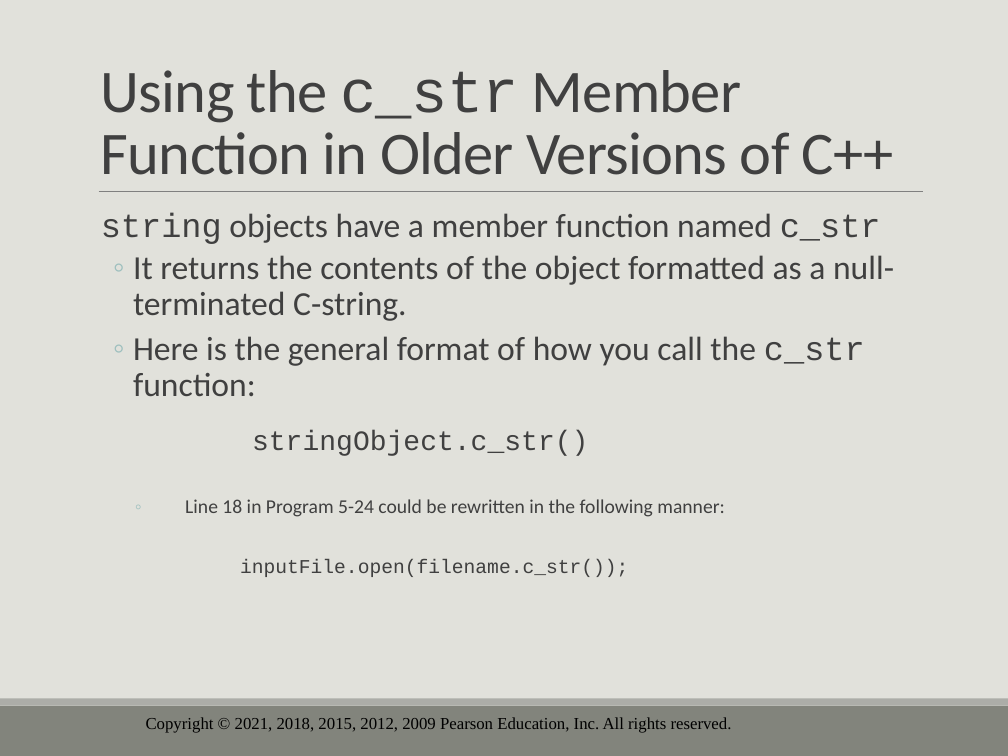
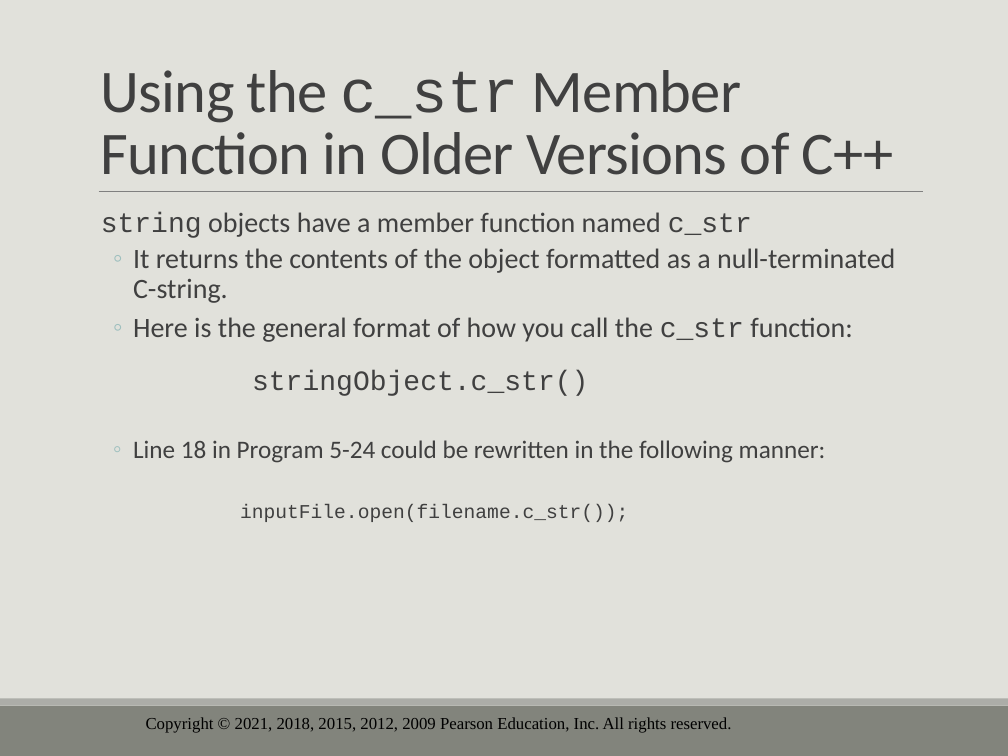
Before and after one commit to drolsonmi/eng1400, a slide deck: slide 61 of 1400_05_Loops and Files.pptx (slide 62 before the commit). Drawn at 1008x756 pixels with LibreOffice and Linux fonts; fonts in the diff are those of the drawing; background and template pictures are left out. Boxes give left, top, right and bottom in pixels: in the first picture for what was removed or moved away, otherwise in the second. Text is boxed around its words. In the diff, an @@ line names an element or a change of style, - is before the commit and + after.

```diff
--- a/1400_05_Loops and Files.pptx
+++ b/1400_05_Loops and Files.pptx
@@ text at bbox=[101, 212, 895, 463]: size 24 to 20 pt in "string objects have a member function named ...", "It returns the contents of the object ...", "Here is the general format of how ..."; size 14 to 18 pt in "Line 18 in Program 5-24 could be ..."; list level 3 to 2 in "Line 18 in Program 5-24 ..." @@
```
Also in this commit, not shown: 14 other slides changed, 1 slide added, 5 slides removed, 3 other files.
